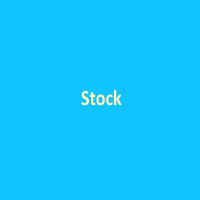
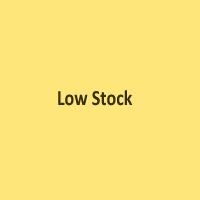
Comparing the layer stacks of the two 200×200 images. Changes:
added layer "Low Stock" in group "Stock" over [58, 90, 133, 106]
renamed "Stock" to "Out of Stock", hid it, painted on it over [57, 90, 149, 106]
added layer "Background copy 3" in group "Stock" over [0, 0, 200, 200]
hid "Background copy", painted on it over [0, 0, 200, 200]
hid "Background" over [0, 0, 200, 200]
